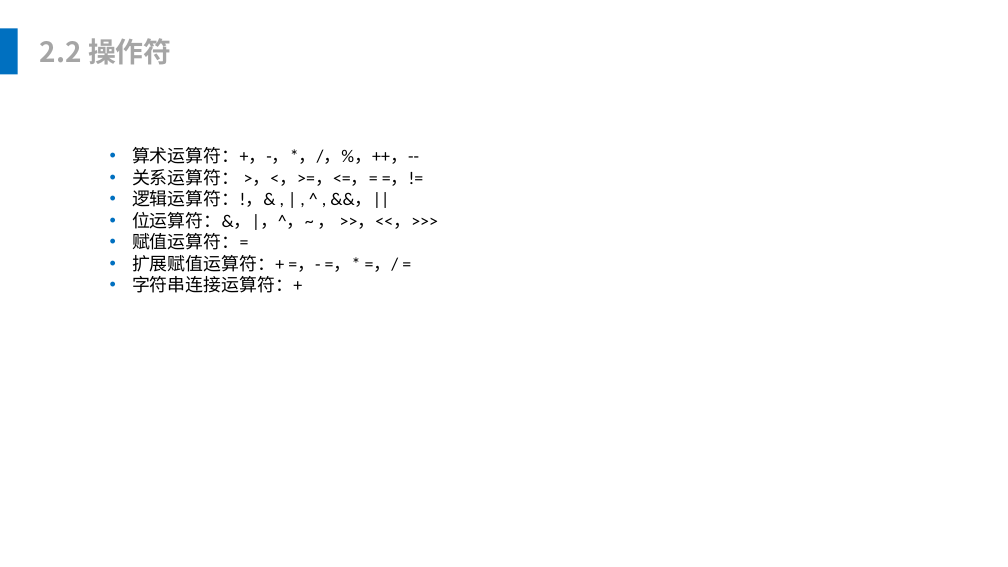
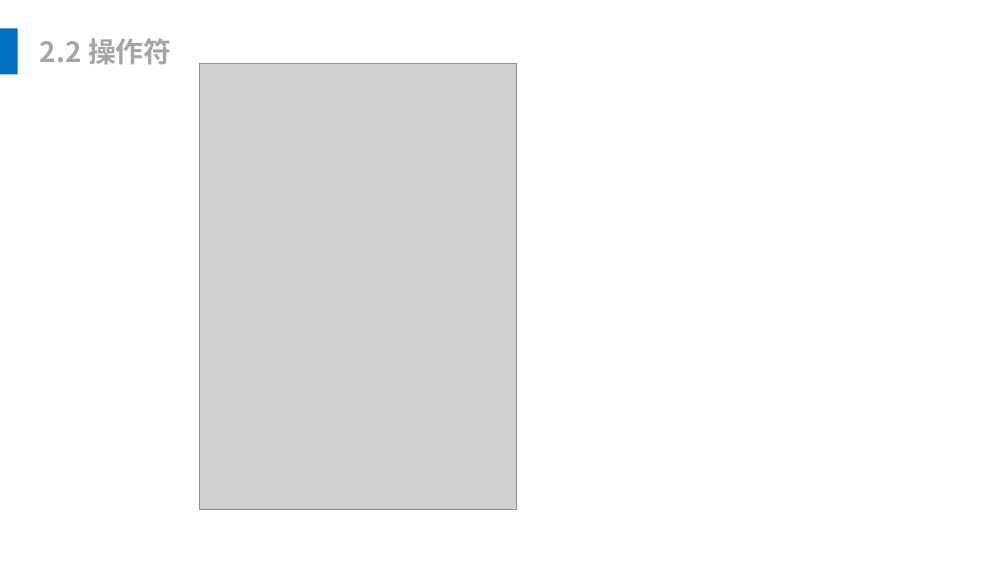
Before and after one commit to leonliu06/JavaTrainning, a slide deck: slide 10 of Java基础培训.pptx (slide 11 before the commit). Drawn at 1008x567 pixels with LibreOffice and Linux fonts; fonts in the diff are those of the drawing; grey boxes stand for pictures. Boxes give left, top, right and bottom in pixels: in the first picture for what was removed or moved away, otherwise in the second. Text is boxed around its words. In the diff, an @@ line names an element or a change of style, - is before the commit and + after.

```diff
--- a/Java基础培训.pptx
+++ b/Java基础培训.pptx
@@ picture added at [199, 63, 517, 510] @@
@@ text removed at [132, 147, 419, 293] @@
-  • 算术运算符：+，-，*，/，%，++，--
-  • 关系运算符： >，<，>=，<=，= =，!=
-  • 逻辑运算符：!，& , | , ^ , &&，||
-  • 位运算符：&，|，^，~ ， >>，<<，>>>
-  • 赋值运算符：=
-  • 扩展赋值运算符：+ =，- =，* =，/ =
-  • 字符串连接运算符：+
```
Also in this commit, not shown: 54 other slides changed, 28 slides removed, 30 other files.
